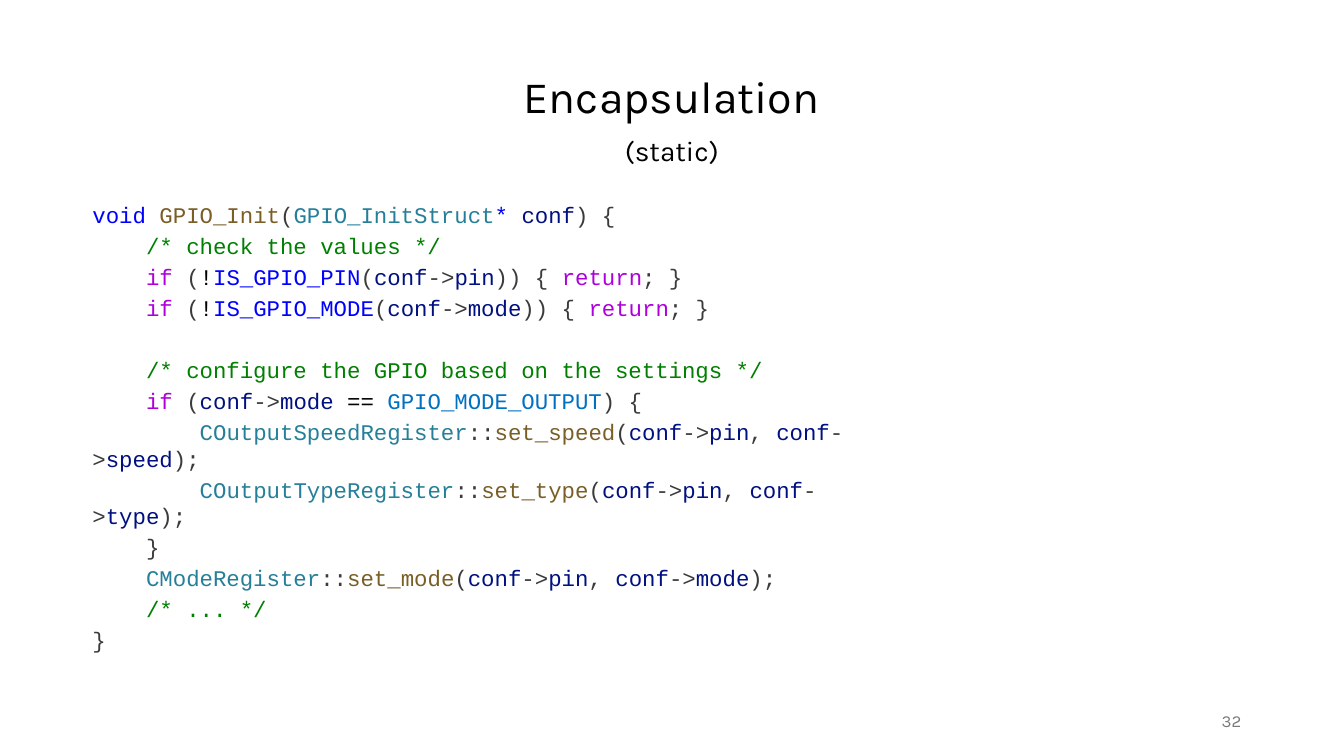
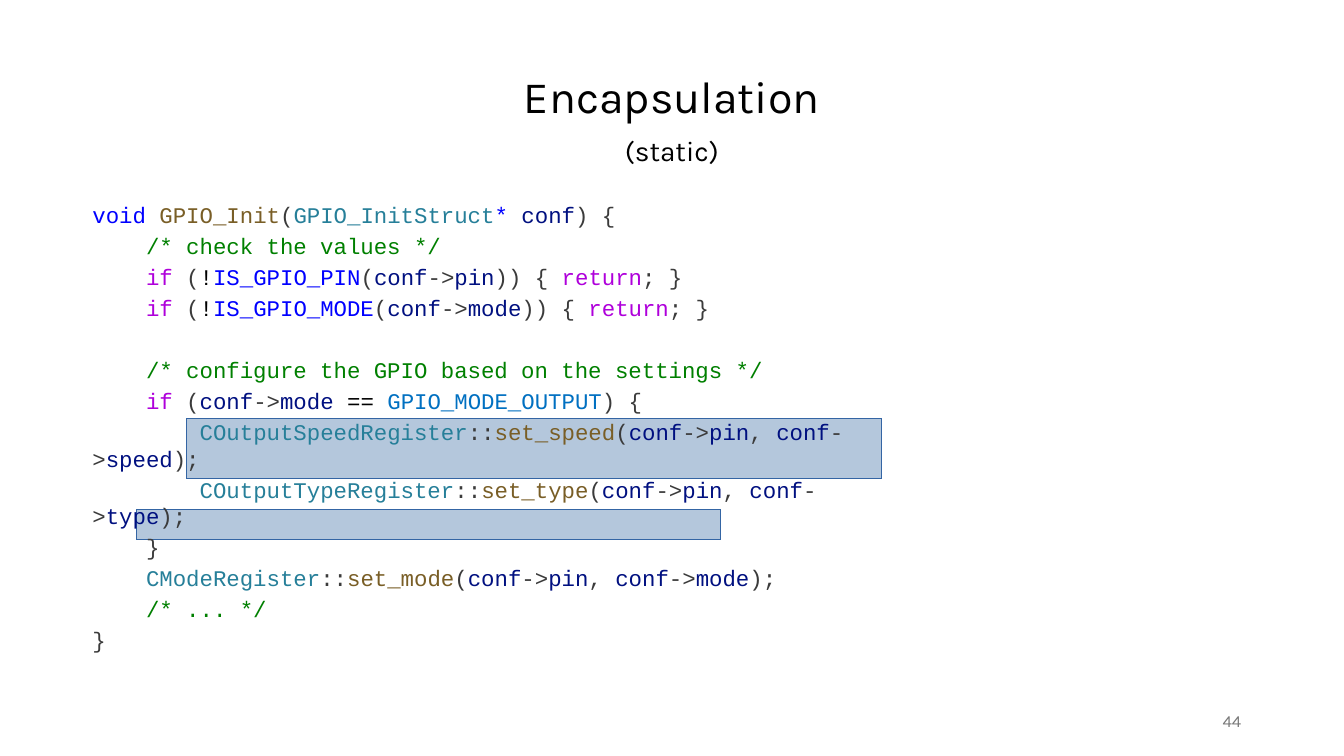
Before and after one commit to janos32783/cppcon_2024_cost_cpp_abstractions, a slide deck: slide 44 of presentation/cppcon.pptx (slide 32 before the commit). Drawn at 1344x756 pixels with LibreOffice and Linux fonts; fonts in the diff are those of the drawing. Boxes give left, top, right and bottom in pixels: in the first picture for what was removed or moved away, otherwise in the second. Text is boxed around its words. In the diff, an @@ line names an element or a change of style, - is before the commit and + after.

```diff
--- a/presentation/cppcon.pptx
+++ b/presentation/cppcon.pptx
@@ rectangle added at [187,418,882,479], fill #B4C7DC, outline #3465A4 0 pt @@
@@ rectangle added at [136,509,721,539], fill #B4C7DC, outline #3465A4 0 pt @@
@@ page number at [1223,716,1242,727]: text changed @@
-32
+44
```
Also in this commit, not shown: 8 other slides changed, 15 slides added, 1 slide removed, 9 other files.
